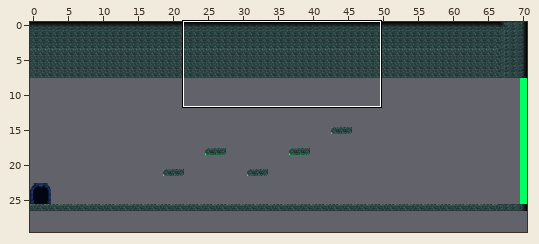
Two states of a Tiled map (JSON), source/src/assets/map/boss.json. The first picture is a wide view before the edit; the outline marks the close-up.
Close-up. The starting point:
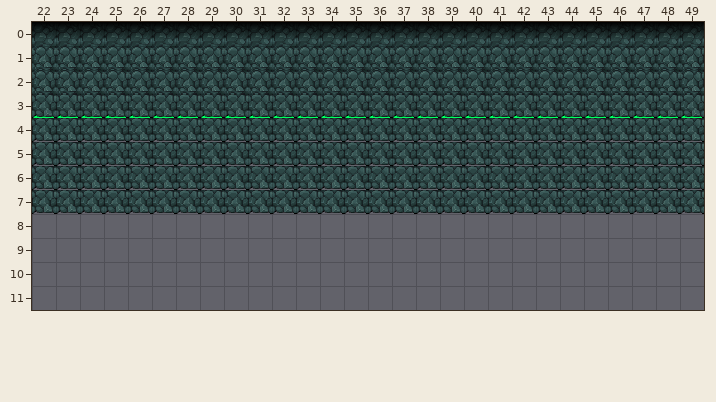
Cells are 32x32 px. Shown: x 22..49, y 0..11. The commit also changed other parts of the map, which this record leaves out.
After the commit:
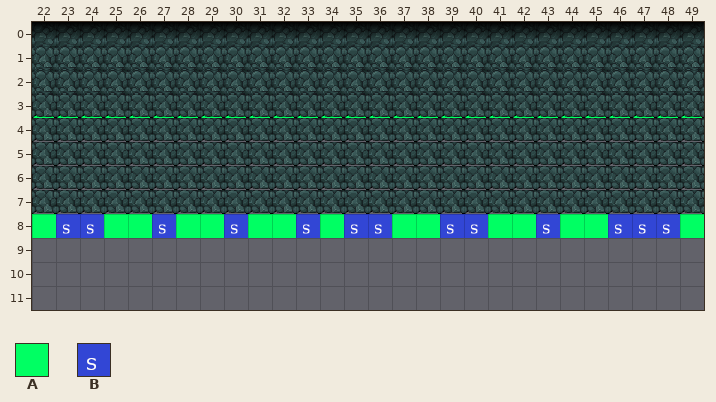
Key: from "boss": A 253, B 255.
_ is an empty cell.
Objects are placed by their top-left corner, in cells (3,4 is the top-left corner of cell 3,4); size is 1x1 cell unless given.
Changes in this commit:
Layer "collision":
y 8: x 22..49 ____________________________ -> AAAAAAAAAAAAAAAAAAAAAAAAAAAA
Layer "gameObject" (now shown):
added: B at 23,8
added: B at 24,8
added: B at 30,8
added: B at 27,8
added: B at 35,8
added: B at 33,8
added: B at 36,8
added: B at 40,8
added: B at 39,8
added: B at 46,8
added: B at 47,8
added: B at 48,8
added: B at 43,8
Pixel boxes of the changes (left, top, right, bottom) in both close-ups:
added: (32, 214, 704, 238)
